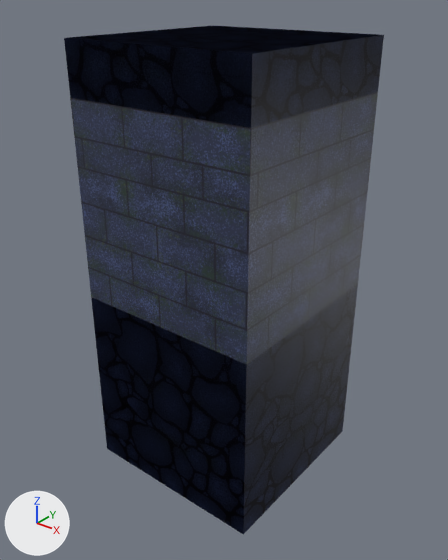
What one commit did to the Blender file assets/meshes/blends_do_not_import/tileset_0.blend.
The view is the same before and after, from a camera (50 mm lens) standing at (7.26, -9.19, 5.91) and looking at (-0.03, -0.08, 0.26). The axes (+X, +Y, +Z) are drawn at lower left. The lights are the same throughout.

Names of what the first picture shows: 'floor_ceiling_', 'wall_'.
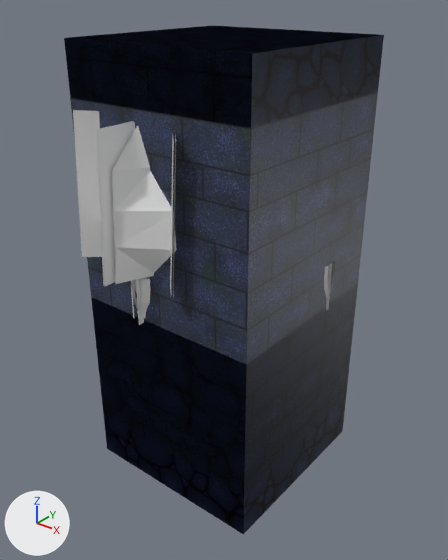
Location of each change, [x1, y1, x2, y2] in pixels of the pictures (448 x 560 px):
'forest_wall', added
    after: [73, 110, 335, 325]
    faces in mat_tree01 (its picture is missing): [73, 110, 177, 296]
    faces in mat_bush8 (its picture is missing): [131, 261, 335, 325]

The edits, one by one:
Material 'tree04' (mat_tree04) is new.
Its base color is (0.8, 0.8, 0.8) (white #e7e7e7).
Its roughness is 0.4.
Material 'bush2' (mat_bush2) is new.
Its base color is (0.8, 0.8, 0.8) (white #e7e7e7).
Its roughness is 0.4.
Material 'tree01' (mat_tree01) is new.
Its base color is (0.8, 0.8, 0.8) (white #e7e7e7).
Its roughness is 0.4.
Material 'bush1' (mat_bush1) is new.
Its base color is (0.8, 0.8, 0.8) (white #e7e7e7).
Its roughness is 0.4.
Material 'bush6' (mat_bush6) is new.
Its base color is (0.8, 0.8, 0.8) (white #e7e7e7).
Its roughness is 0.4.
Material 'tree02' (mat_tree02) is new.
Its base color is (0.8, 0.8, 0.8) (white #e7e7e7).
Its roughness is 0.4.
Material 'bush4' (mat_bush4) is new.
Its base color is (0.8, 0.8, 0.8) (white #e7e7e7).
Its roughness is 0.4.
Material 'bush8' (mat_bush8) is new.
Its base color is (0.8, 0.8, 0.8) (white #e7e7e7).
Its roughness is 0.4.
Mesh me_plane_004 is new.
It has 3263 vertices, 3844 faces and spans x -2.4..2.05, y -2.79..2.68, z -4.0..4.2.
It uses material mat_floor_tile (picture img_floorcobblestone_png).
It uses material mat_tree01 (its picture is missing).
It uses material mat_bush1 (its picture is missing).
It uses material mat_bush4 (its picture is missing).
It uses material mat_bush2 (its picture is missing).
It uses material mat_bush8 (its picture is missing).
It uses material mat_bush6 (its picture is missing).
It uses material mat_tree02 (its picture is missing).
It uses material mat_tree04 (its picture is missing).
Object 'forest_wall' (ob_forest_wall) is new; it shows me_plane_004.
Its location is (0.0, 0.0, 0.0).
